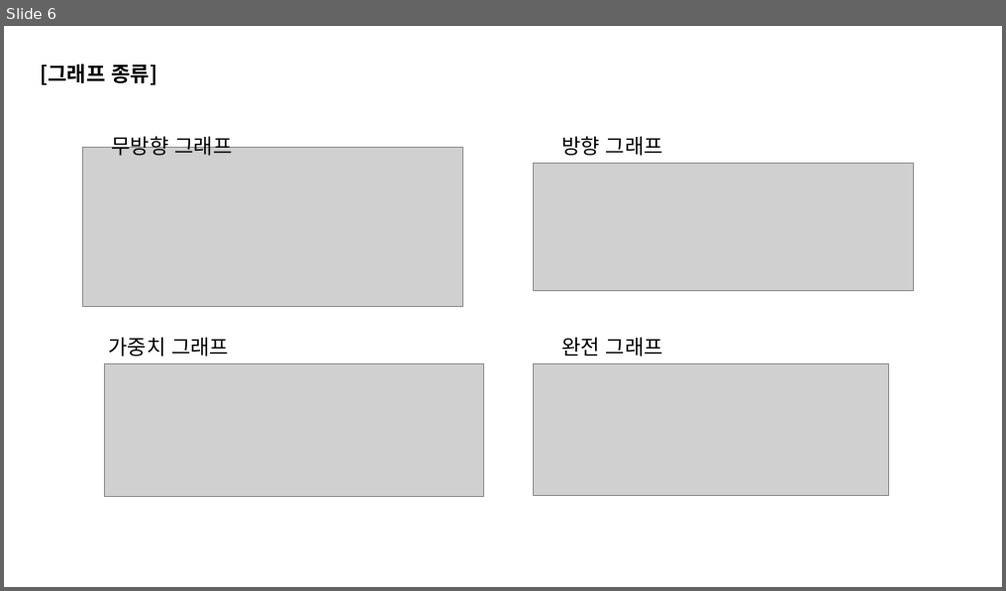
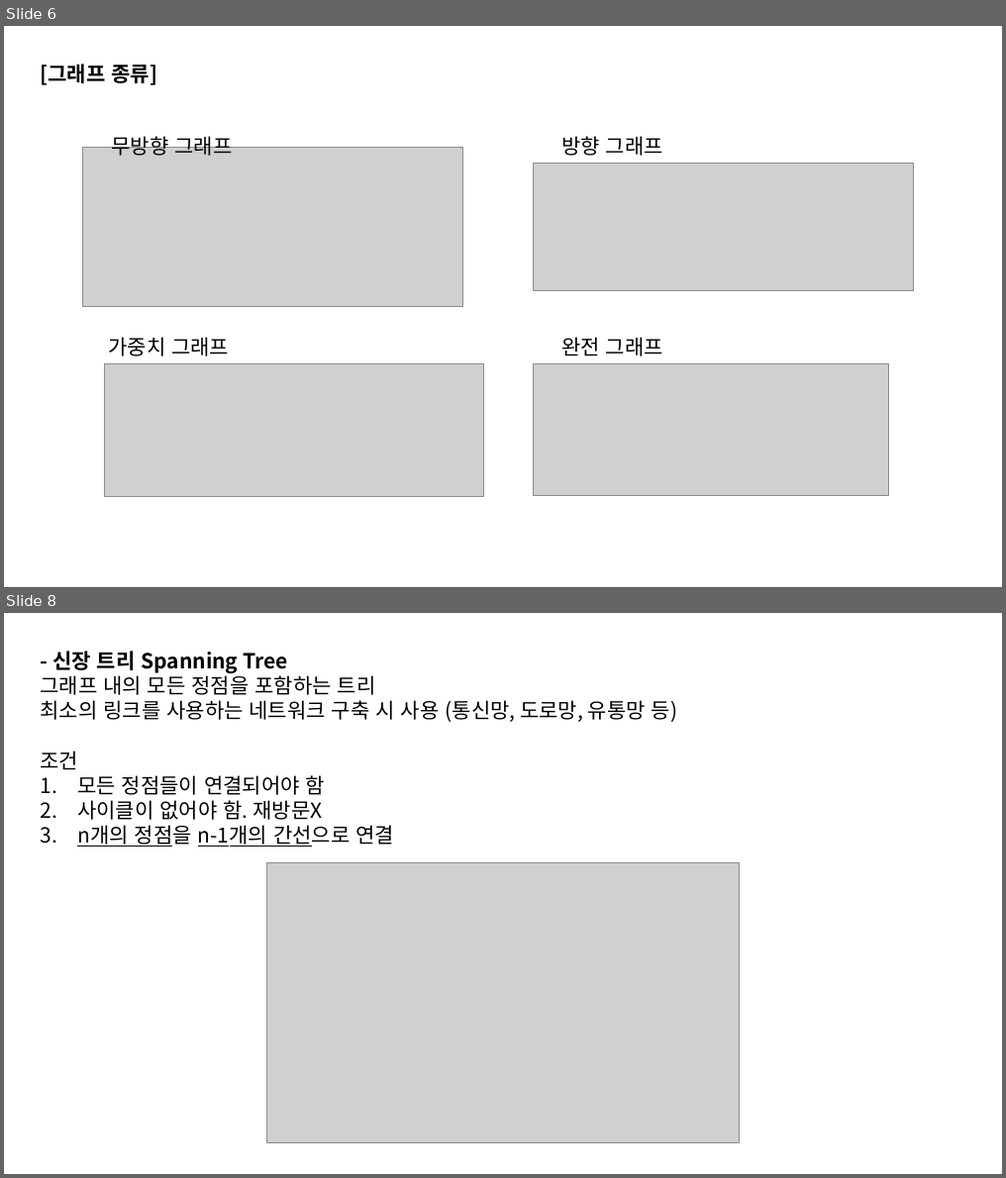
Before and after one commit to 2018007956/Coding-Test-Study, a slide deck: week5/graph&DFS,BFS.pptx. Shown one above the other, each under a label of ours: slide 6 before the commit, slides 6 and 8 after it; the slides between them are not shown. The pictures are 1006x591 and 1006x1178 pixels, drawn with LibreOffice and Linux fonts; fonts in the diff are those of the drawing; grey boxes stand for pictures. Boxes give left, top, right and bottom in pixels: in the first picture for what was removed or moved away, otherwise in the second. Text is boxed around its words. In the diff, an @@ line names an element or a change of style, - is before the commit and + after.

```diff
--- a/week5/graph&DFS,BFS.pptx
+++ b/week5/graph&DFS,BFS.pptx
@@ slide 8 added at (4, 613, 1002, 1174), background #FFFFFF @@
@@ text added at (41, 651, 678, 847), 20 pt, text #000000 @@
+- 신장 트리 Spanning Tree
+그래프 내의 모든 정점을 포함하는 트리
+최소의 링크를 사용하는 네트워크 구축 시 사용 (통신망, 도로망, 유통망 등)
+조건
+1. 모든 정점들이 연결되어야 함
+2. 사이클이 없어야 함. 재방문X
+3. n개의 정점을 n-1개의 간선으로 연결
@@ picture added at (266, 862, 740, 1143) @@
```
Also in this commit, not shown: 4 slides changed, 5 other slides added, 5 other files.
